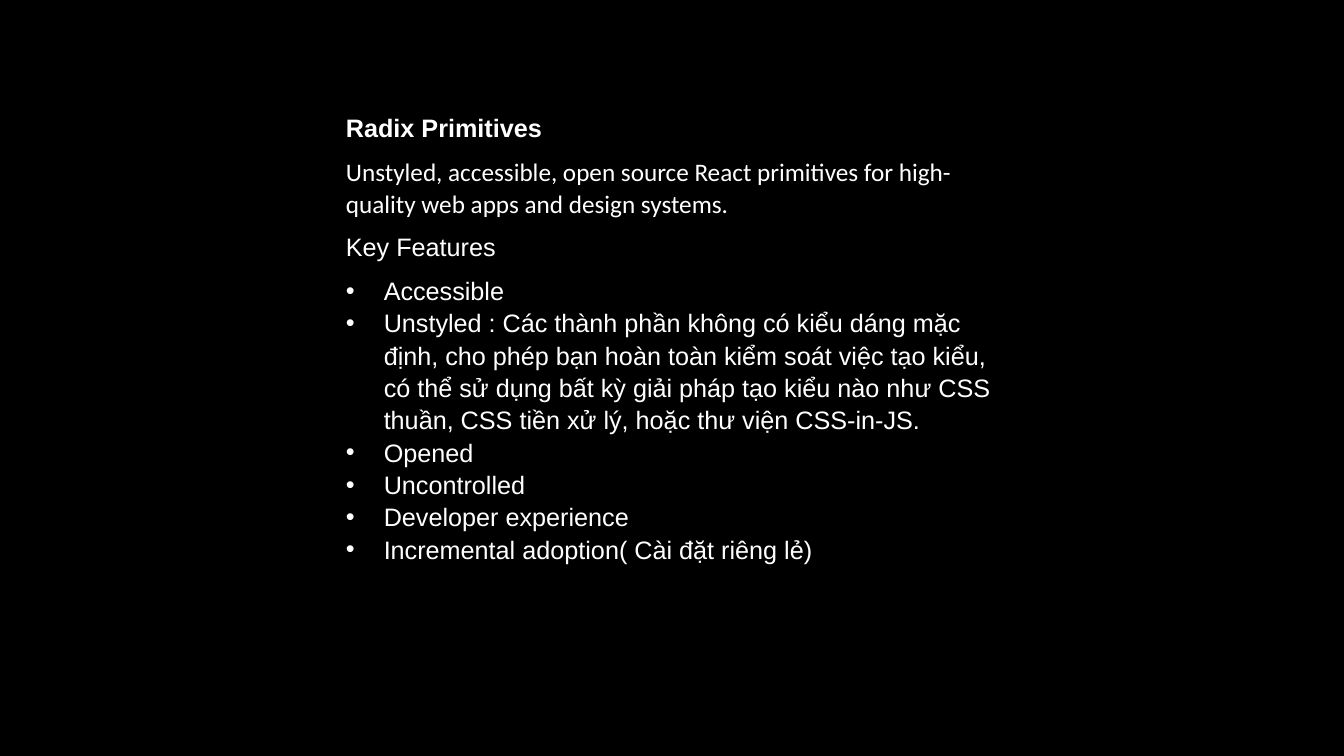
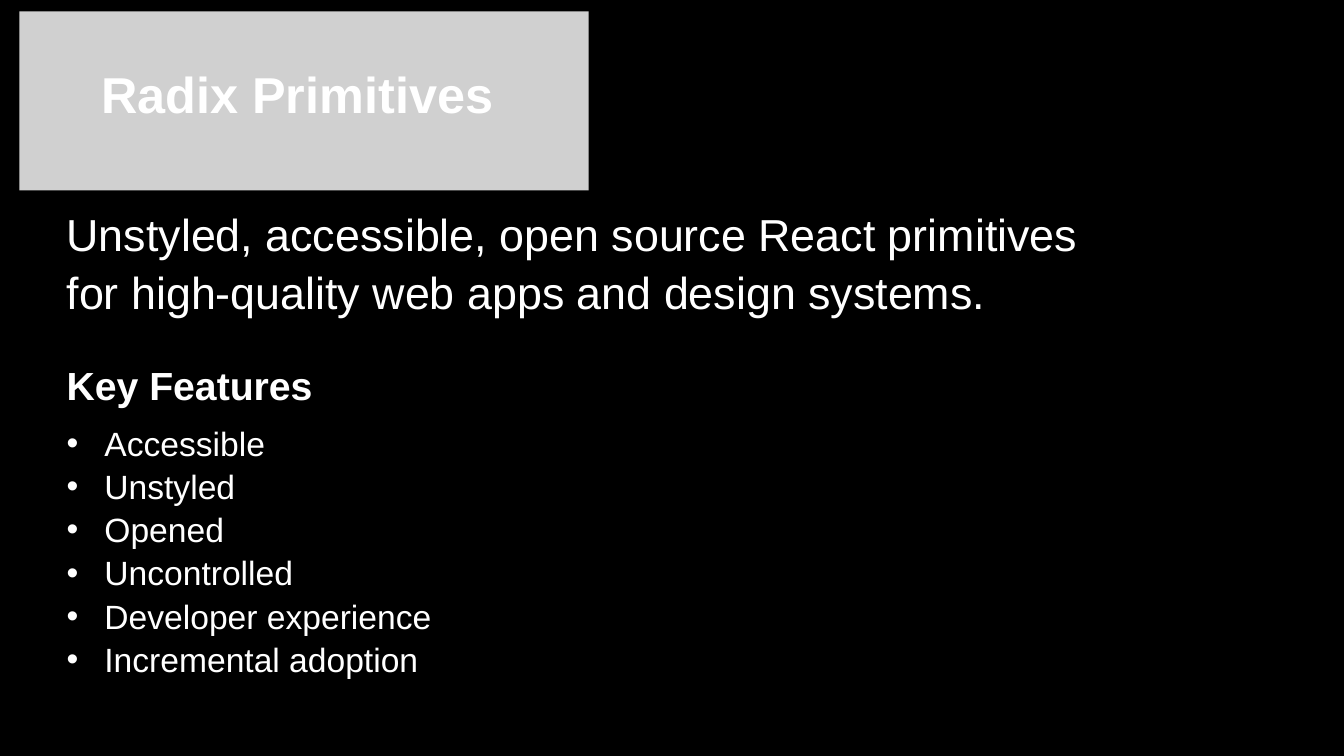
Before and after one commit to lanhanh259/unstyled-ui, a slide deck: slide 6 of unstyled component.pptx (slide 7 before the commit). Drawn at 1344x756 pixels with LibreOffice and Linux fonts; fonts in the diff are those of the drawing; grey boxes stand for pictures. Boxes give left, top, right and bottom in pixels: in the first picture for what was removed or moved away, otherwise in the second. Text is boxed around its words. In the diff, an @@ line names an element or a change of style, - is before the commit and + after.

```diff
--- a/unstyled component.pptx
+++ b/unstyled component.pptx
@@ picture added at box(19, 11, 589, 191) @@
@@ text added at box(101, 77, 493, 113), 36 pt, text #FFFFFF, bold @@
+Radix Primitives
@@ text at box(346, 118, 541, 138): paragraph removed @@
-Radix Primitives
@@ text "Unstyled, accessible, open source React ...": place and size @@
-text "Unstyled, accessible, open source React ..." at box(346, 118, 990, 564)
+text "Unstyled, accessible, open source React ..." at box(67, 218, 1077, 679)
@@ text at box(67, 218, 1077, 636): size 18 to 32 pt, font Calibri to Arial in "Unstyled, accessible, open source React primitives for ..."; size 18 to 28 pt, bold on in "Key Features"; size 18 to 24 pt in "Accessible", "Opened", "Uncontrolled", "Developer experience" @@
@@ text at box(104, 474, 235, 506): text changed; size 18 to 24 pt @@
-• Unstyled : Các thành phần không có kiểu dáng mặc định, cho phép bạn hoàn toàn kiểm soát việc tạo kiểu, có thể sử dụng bất kỳ giải pháp tạo kiểu nào như CSS thuần, CSS tiền xử lý, hoặc thư viện CSS-in-JS.
+• Unstyled
@@ text at box(104, 647, 418, 679): text changed; size 18 to 24 pt @@
-• Incremental adoption( Cài đặt riêng lẻ)
+• Incremental adoption
```
Also in this commit, not shown: 7 other slides changed, 1 slide removed.
